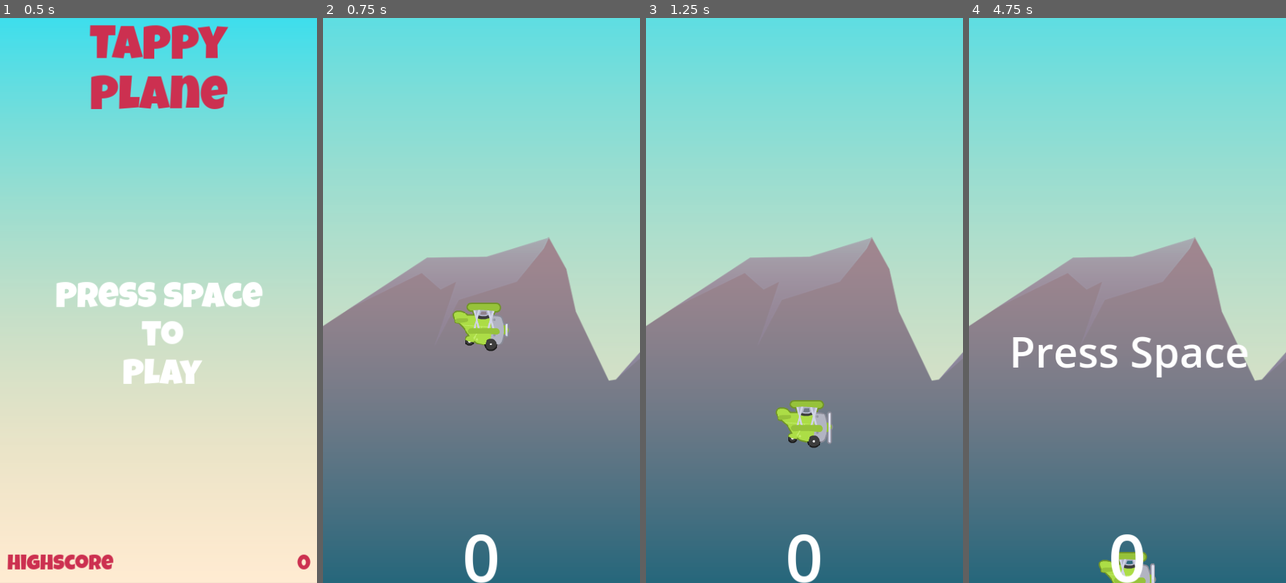
Above: before the commit, frames 1-4 (left to right).
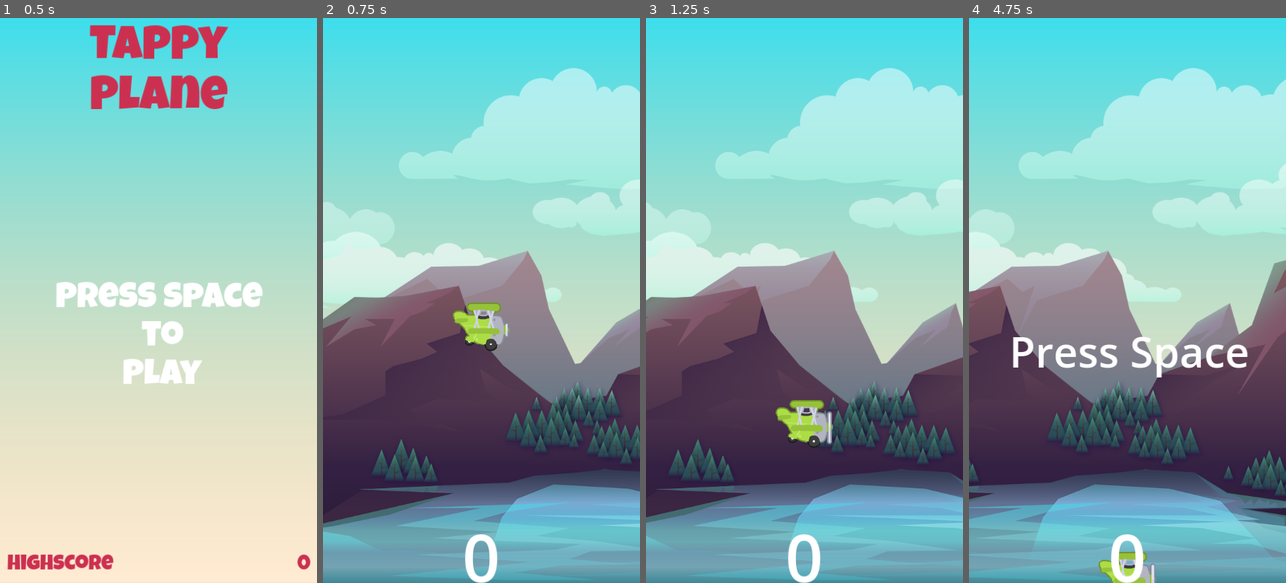
Above: after the commit, the same moments.

Repository: francis403/flappybird-clone
Game: Godot game, scene res://UI/start_game/start_game.tscn
Same seed, same stepped clock (60 frames per second), same inputs: the game is played once before the commit and once after it.
Inputs:
- Up to frame 1 (0.5 s): no input
- Up to frame 2 (0.75 s): tap Space (space) at 0.5 s; hold Up (move_up) from 0.53 s (still down); hold Space (space) from 0.53 s (still down)
- Up to frame 3 (1.25 s): keep holding Up (move_up); keep holding Space (space)
- Up to frame 4 (4.75 s): release Space (space) at 1.28 s; tap Space (space) at 1.35, 2.85, 3.5, 4.35 s; release Up (move_up) at 2.03 s; hold Down (move_down) 2.03-2.78 s; hold Space (space) 2.03-2.78 s; hold Up (move_up) 2.78-4.28 s; hold Space (space) 3.53-4.28 s; tap Enter at 4.25 s; hold Down (move_down) from 4.28 s (still down); tap Up (move_up) at 4.52 s

Frame 1 is identical in both runs. In frame 2, 64% of the frame differs, in the area x 0-100%, y 0-100%; in frame 3, 64%; in frame 4, 64%.

Commit message:
initial commit: add parallax scroll in the background

Diff:
--- a/UI/game_over/game_over_ui.gd
+++ b/UI/game_over/game_over_ui.gd
@@ -24,4 +24,5 @@
 func on_timer_timeout_signal():
 	press_space_label.show()
 	game_over_label.hide()
+	#self.set_process(true)
 	self.set_process_input(true)
--- /dev/null
+++ b/scenes/game_objects/parallax_image/parallax_image.gd
@@ -0,0 +1,10 @@
+extends Parallax2D
+
+@export var texture: Texture2D
+@onready var sprite_2d: Sprite2D = $Sprite2D
+
+func _ready() -> void:
+	var scale_f = get_viewport_rect().size.y / texture.get_height()
+	sprite_2d.texture = texture
+	sprite_2d.scale = Vector2(scale_f, scale_f)
+	repeat_size.x = texture.get_width() * scale_f
--- /dev/null
+++ b/scenes/game_objects/parallax_image/parallax_image.tscn
@@ -0,0 +1,10 @@
+[gd_scene load_steps=2 format=3 uid="uid://b0ionvqf5x3r4"]
+
+[ext_resource type="Script" path="res://scenes/game_objects/parallax_image/parallax_image.gd" id="1_mev83"]
+
+[node name="ParallaxImage" type="Parallax2D"]
+follow_viewport = false
+ignore_camera_scroll = true
+script = ExtResource("1_mev83")
+
+[node name="Sprite2D" type="Sprite2D" parent="."]
--- a/scenes/main/main.tscn
+++ b/scenes/main/main.tscn
@@ -6,7 +6,10 @@
 [ext_resource type="PackedScene" uid="uid://bgw353moun7y8" path="res://scenes/Components/PipeGeneratorComponent/pipe_generator_component.tscn" id="1_j1al5"]
 [ext_resource type="Texture2D" uid="uid://ba3sp46jxnedx" path="res://assets/background/sky.png" id="1_prc8s"]
 [ext_resource type="PackedScene" uid="uid://3ud6g6b4kmfk" path="res://scenes/game_objects/Pipes/pipes.tscn" id="2_0i2u1"]
+[ext_resource type="PackedScene" uid="uid://b0ionvqf5x3r4" path="res://scenes/game_objects/parallax_image/parallax_image.tscn" id="4_v8b1m"]
 [ext_resource type="PackedScene" uid="uid://dm1iyxhubqhdt" path="res://scenes/game_objects/Barrier/barrier.tscn" id="4_v8lqv"]
+[ext_resource type="Texture2D" uid="uid://dyhml4uh0r2yh" path="res://assets/background/clouds_2.png" id="6_6c3pe"]
+[ext_resource type="Texture2D" uid="uid://blg2keylrfyy" path="res://assets/background/rocks_2.png" id="6_nmdxc"]
 
 [node name="main" type="Node2D"]
 script = ExtResource("1_hunad")
@@ -17,10 +20,29 @@
 unique_name_in_owner = true
 pipe_scene = ExtResource("2_0i2u1")
 
+[node name="ParallaxImages" type="Node2D" parent="."]
+
+[node name="ParallaxImage" parent="ParallaxImages" instance=ExtResource("4_v8b1m")]
+texture = ExtResource("1_prc8s")
+
+[node name="ParallaxImage2" parent="ParallaxImages" instance=ExtResource("4_v8b1m")]
+autoscroll = Vector2(-20, 0)
+texture = ExtResource("6_6c3pe")
+
+[node name="ParallaxImage3" parent="ParallaxImages" instance=ExtResource("4_v8b1m")]
+autoscroll = Vector2(-50, 0)
+texture = ExtResource("1_2d5m1")
+
+[node name="ParallaxImage4" parent="ParallaxImages" instance=ExtResource("4_v8b1m")]
+autoscroll = Vector2(-80, 0)
+texture = ExtResource("6_nmdxc")
+
 [node name="SkyBackground" type="Sprite2D" parent="."]
+visible = false
 texture = ExtResource("1_prc8s")
 
 [node name="RocksBackground" type="Sprite2D" parent="."]
+visible = false
 texture = ExtResource("1_2d5m1")
 
 [node name="Barrier" parent="." instance=ExtResource("4_v8lqv")]
Not shown: 1 places in scenes/main/main.tscn that only renumber resources
